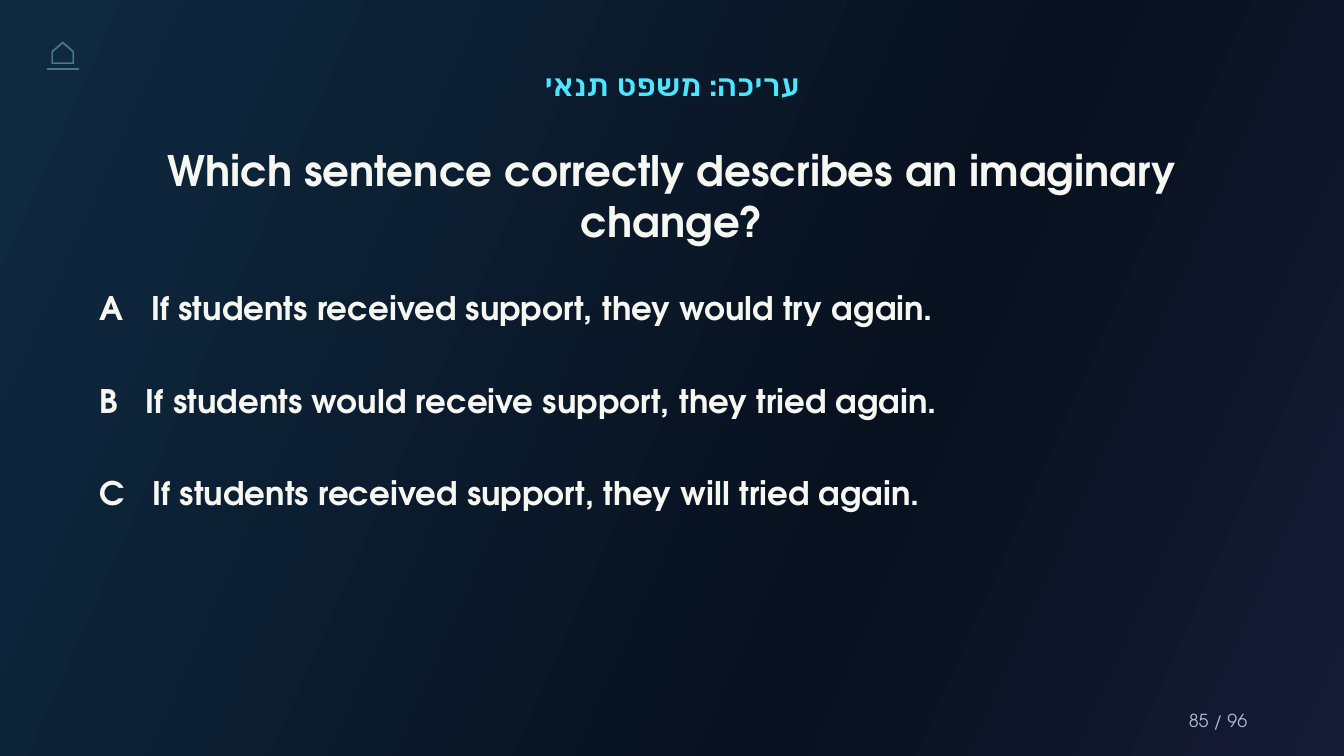
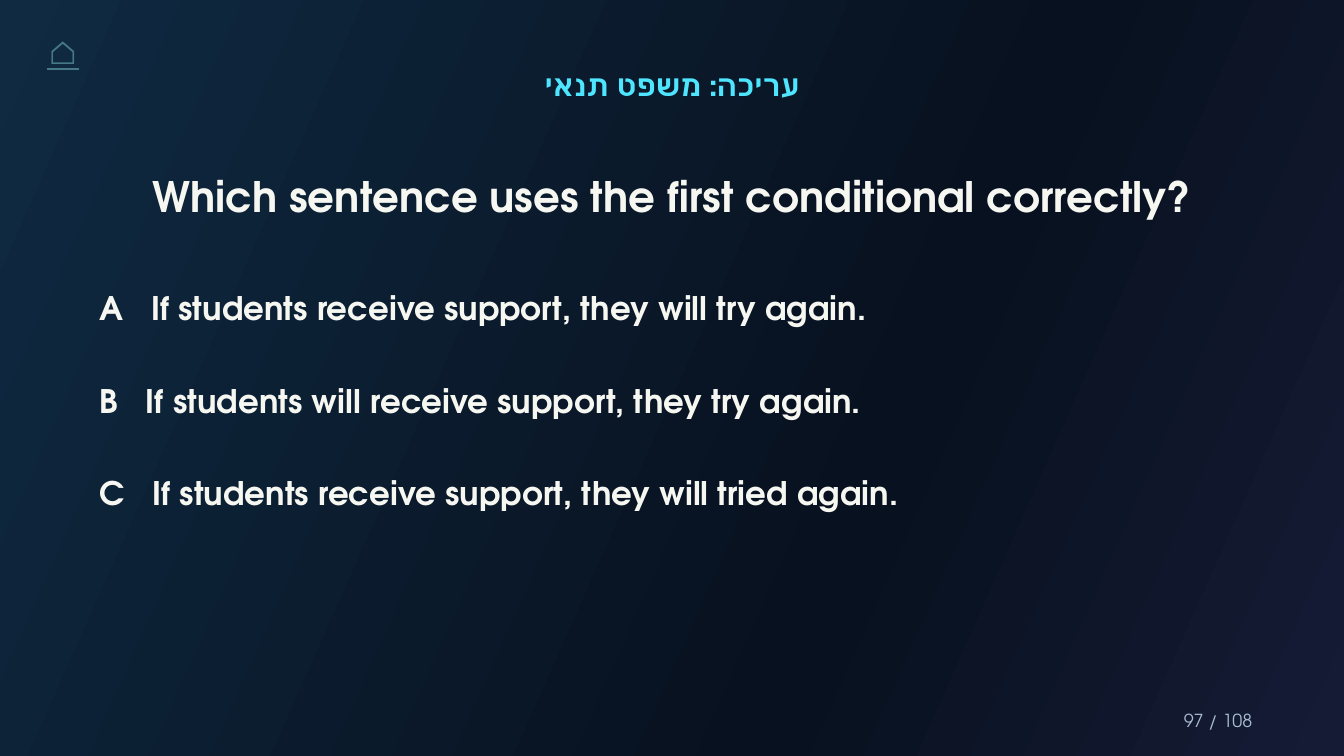
Before and after one commit to Simonh68/teachers, a slide deck: slide 97 of grade11/grammar-in-an-essay/files/grammar-in-an-essay.pptx (slide 85 before the commit). Drawn at 1344x756 pixels with LibreOffice and Linux fonts; fonts in the diff are those of the drawing. Boxes give left, top, right and bottom in pixels: in the first picture for what was removed or moved away, otherwise in the second. Text is boxed around its words. In the diff, an @@ line names an element or a change of style, - is before the commit and + after.

```diff
--- a/grade11/grammar-in-an-essay/files/grammar-in-an-essay.pptx
+++ b/grade11/grammar-in-an-essay/files/grammar-in-an-essay.pptx
@@ text at [153,179,1191,220]: text changed @@
-Which sentence correctly describes an imaginary change?
+Which sentence uses the first conditional correctly?
@@ text at [100,295,866,327]: text changed @@
-A If students received support, they would try again.
+A If students receive support, they will try again.
@@ text at [100,388,861,420]: text changed @@
-B If students would receive support, they tried again.
+B If students will receive support, they try again.
@@ text at [100,480,898,512]: text changed @@
-C If students received support, they will tried again.
+C If students receive support, they will tried again.
@@ text at [1184,713,1253,727]: text changed @@
-85 / 96
+97 / 108
```
Also in this commit, not shown: 79 other slides changed, 28 slides added, 16 slides removed, 7 other files.
